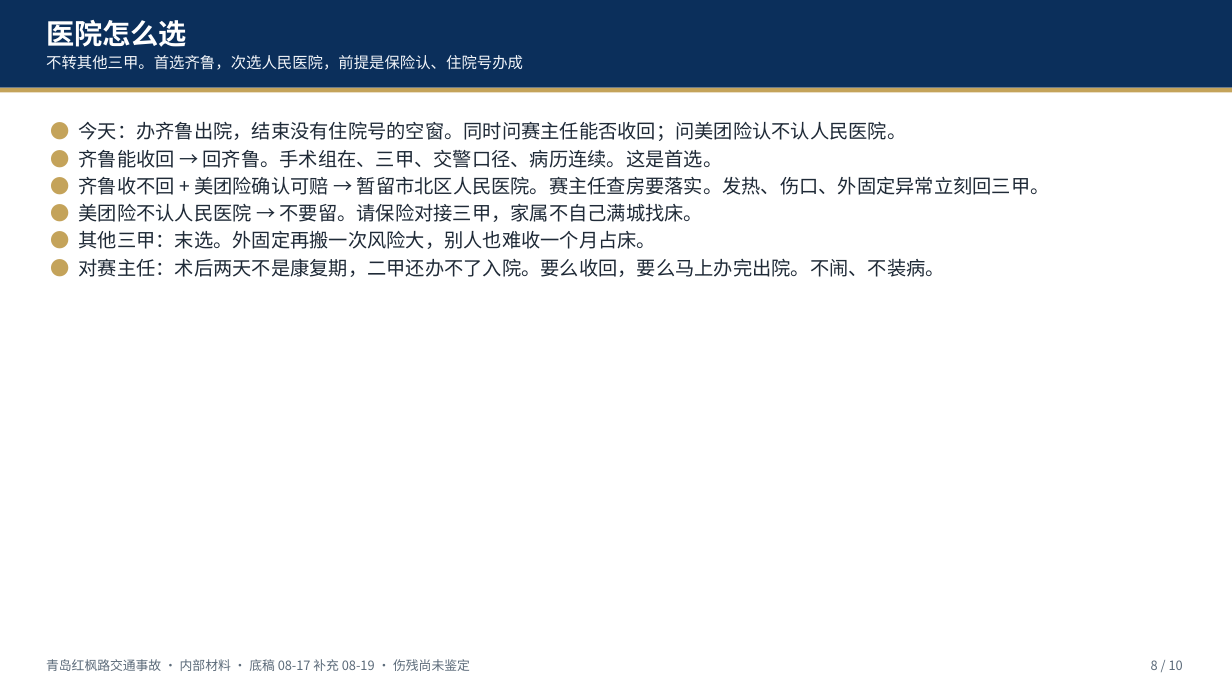
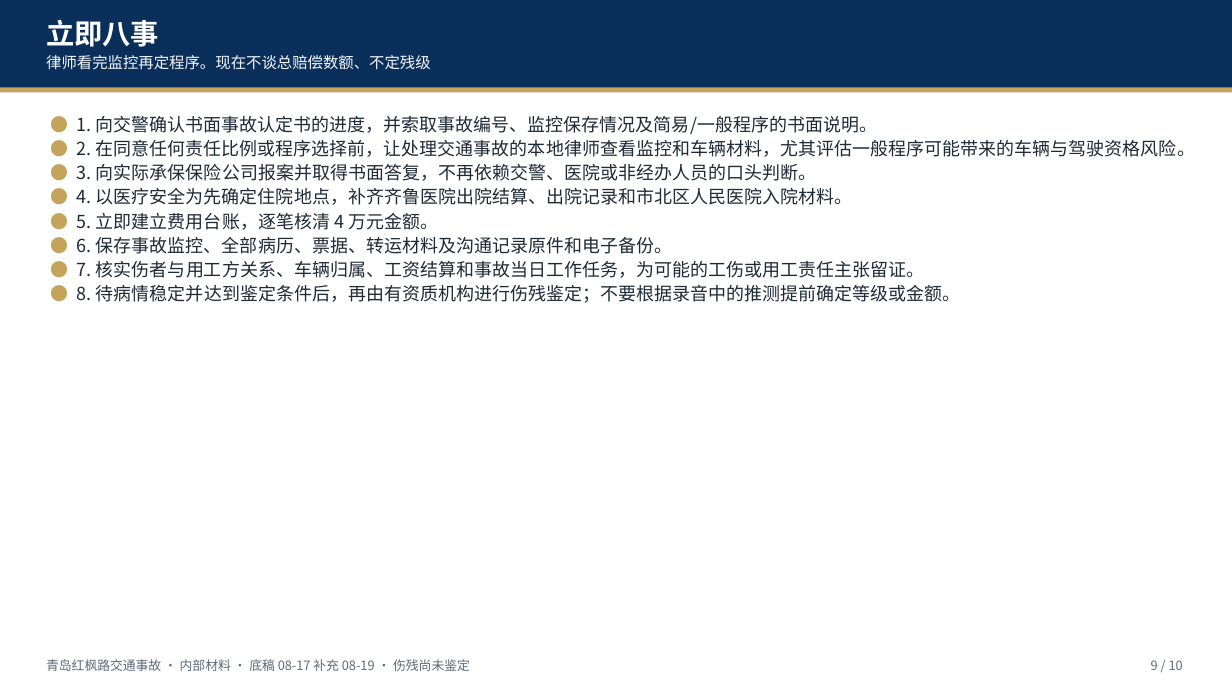
Before and after one commit to hujigang2010-maker/AIDEN, a slide deck: slide 9 of deliverables/青岛红枫路交通事故_伤情与伤残简报_20260817.pptx (slide 8 before the commit). Drawn at 1232x693 pixels with LibreOffice and Linux fonts; fonts in the diff are those of the drawing. Boxes give left, top, right and bottom in pixels: in the first picture for what was removed or moved away, otherwise in the second. Text is boxed around its words. In the diff, an @@ line names an element or a change of style, - is before the commit and + after.

```diff
--- a/deliverables/青岛红枫路交通事故_伤情与伤残简报_20260817.pptx
+++ b/deliverables/青岛红枫路交通事故_伤情与伤残简报_20260817.pptx
@@ text at box(46, 19, 159, 47): text changed @@
-医院怎么选
+立即八事
@@ text at box(46, 55, 431, 70): text changed @@
-不转其他三甲。首选齐鲁，次选人民医院，前提是保险认、住院号办成
+律师看完监控再定程序。现在不谈总赔偿数额、不定残级
@@ text at box(77, 116, 1195, 303): text changed; size 15 to 14 pt @@
-● 今天：办齐鲁出院，结束没有住院号的空窗。同时问赛主任能否收回；问美团险认不认人民医院。
-● 齐鲁能收回 → 回齐鲁。手术组在、三甲、交警口径、病历连续。这是首选。
-● 齐鲁收不回 + 美团险确认可赔 → 暂留市北区人民医院。赛主任查房要落实。发热、伤口、外固定异常立刻回三甲。
-● 美团险不认人民医院 → 不要留。请保险对接三甲，家属不自己满城找床。
-● 其他三甲：末选。外固定再搬一次风险大，别人也难收一个月占床。
-● 对赛主任：术后两天不是康复期，二甲还办不了入院。要么收回，要么马上办完出院。不闹、不装病。
+● 1. 向交警确认书面事故认定书的进度，并索取事故编号、监控保存情况及简易/一般程序的书面说明。
+● 2. 在同意任何责任比例或程序选择前，让处理交通事故的本地律师查看监控和车辆材料，尤其评估一般程序可能带来的车辆与驾驶资格风险。
+● 3. 向实际承保保险公司报案并取得书面答复，不再依赖交警、医院或非经办人员的口头判断。
+● 4. 以医疗安全为先确定住院地点，补齐齐鲁医院出院结算、出院记录和市北区人民医院入院材料。
+● 5. 立即建立费用台账，逐笔核清 4 万元金额。
+● 6. 保存事故监控、全部病历、票据、转运材料及沟通记录原件和电子备份。
+● 7. 核实伤者与用工方关系、车辆归属、工资结算和事故当日工作任务，为可能的工伤或用工责任主张留证。
+● 8. 待病情稳定并达到鉴定条件后，再由有资质机构进行伤残鉴定；不要根据录音中的推测提前确定等级或金额。
```
Also in this commit, not shown: 1 slide added, 1 slide removed, 16 other files.
